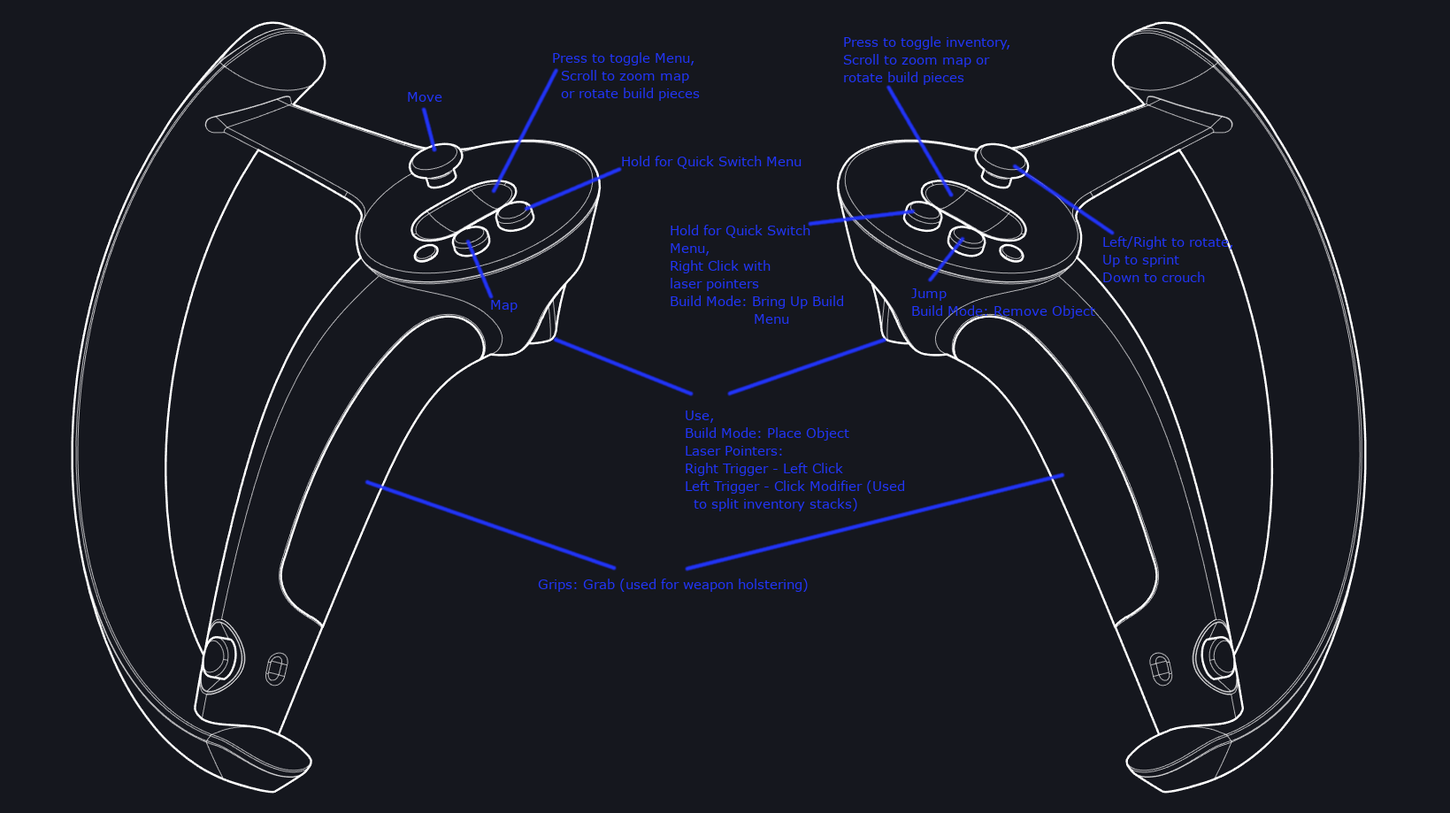
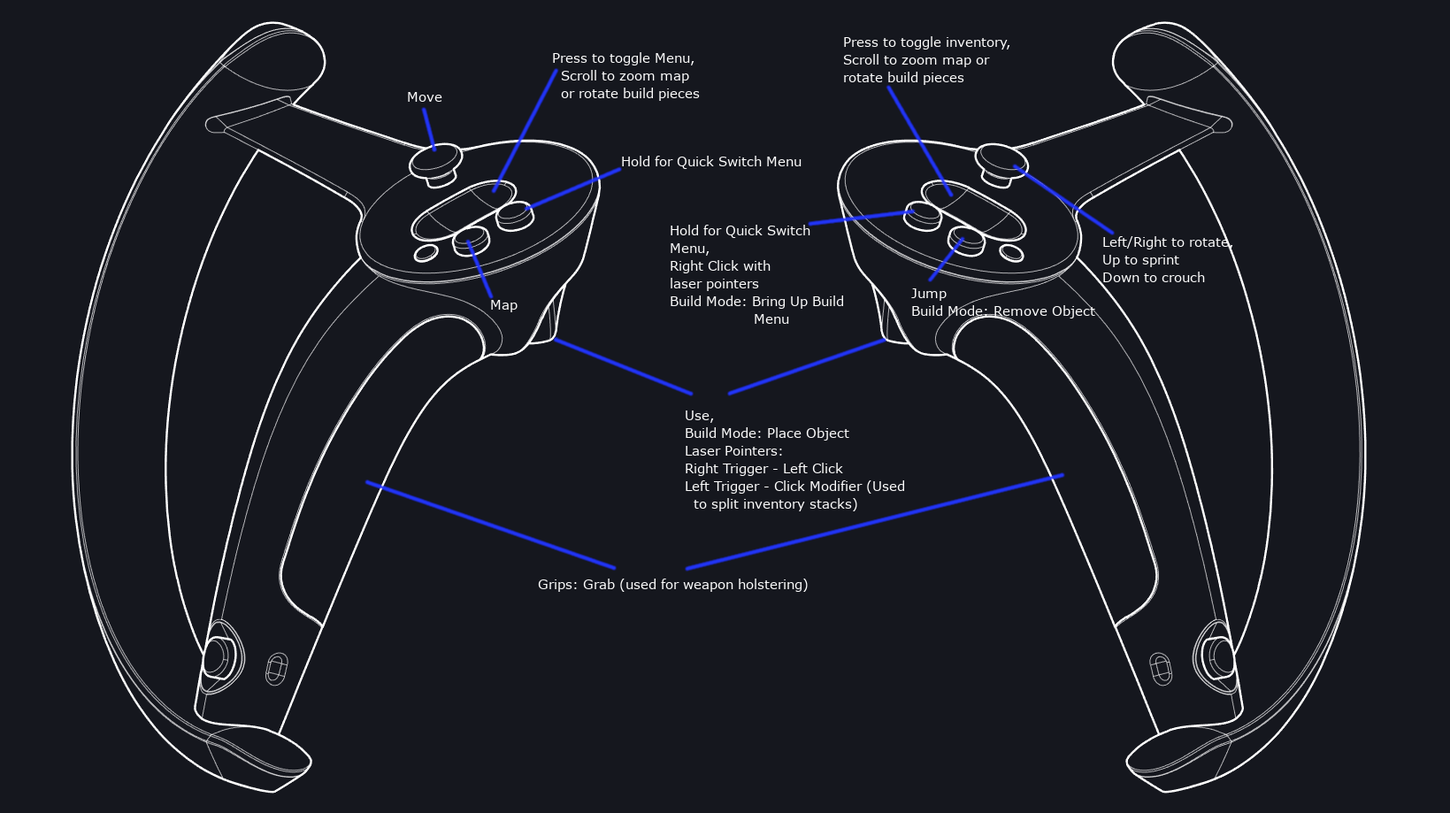
Comparing the layer stacks of the two (1450, 813) images. Changes:
painted on "Press to toggle Menu, ..." over [553, 52, 700, 101]
painted on "Press to toggle inventory, ..." over [843, 36, 1011, 85]
painted on "Move" over [407, 92, 443, 102]
painted on "Left/Right to rotate, ..." over [1103, 236, 1234, 283]
painted on "Hold for Quick Switch Menu" over [622, 155, 802, 170]
painted on "Map" over [491, 299, 518, 313]
painted on "Hold for Quick Switch ..." over [670, 224, 844, 324]
painted on "Jump ..." over [911, 288, 1096, 319]
painted on "Grips: Grab (used for weapon h..." over [538, 578, 808, 593]
painted on "Use, ..." over [685, 410, 905, 512]
